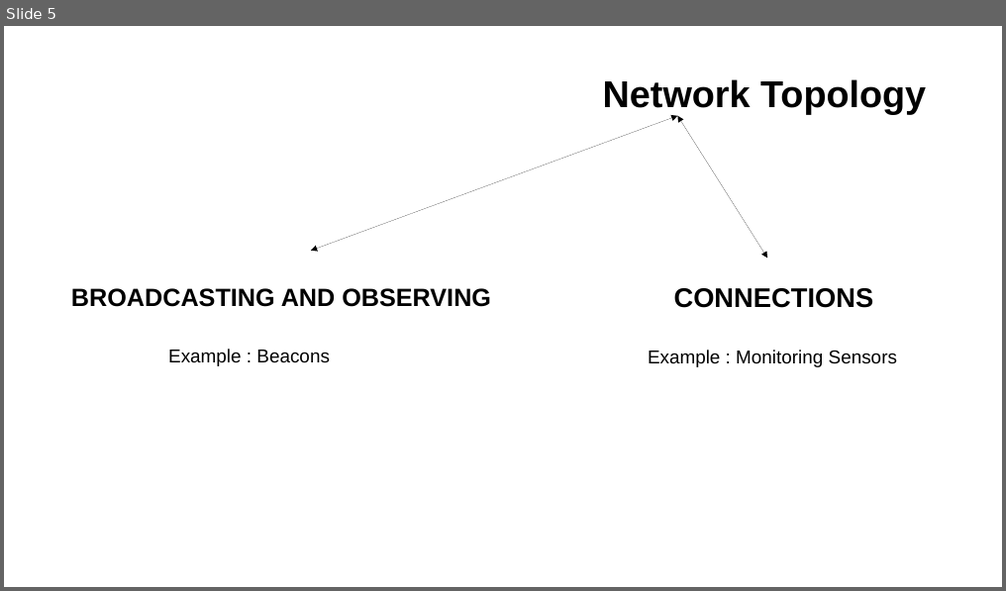
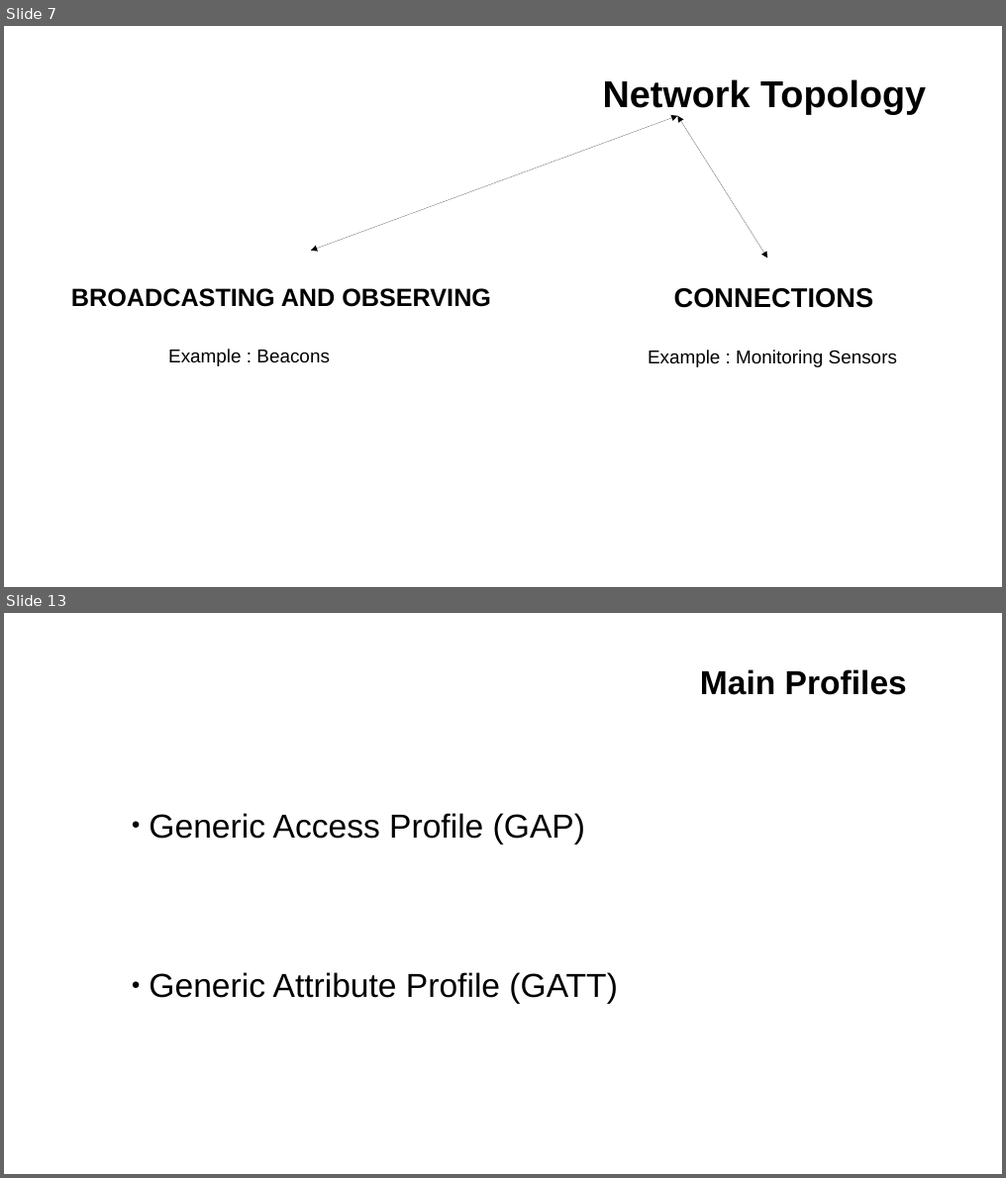
Before and after one commit to tuttyfrutyee/2019_staj, a slide deck: finalSunum/finalSunumKuartis.odp. Shown one above the other, each under a label of ours: slide 5 before the commit, slides 7 and 13 after it; the slides between them are not shown. The pictures are 1006x591 and 1006x1178 pixels, drawn with LibreOffice and Linux fonts; fonts in the diff are those of the drawing; background and template pictures are left out. Boxes give left, top, right and bottom in pixels: in the first picture for what was removed or moved away, otherwise in the second. Text is boxed around its words. In the diff, an @@ line names an element or a change of style, - is before the commit and + after.

```diff
--- a/finalSunum/finalSunumKuartis.odp
+++ b/finalSunum/finalSunumKuartis.odp
@@ slide 13 added at [4, 613, 1002, 1174], background #FFFFFF @@
@@ text added at [700, 669, 907, 695], 32 pt, text #000000, bold @@
+Main Profiles
@@ text added at [149, 813, 618, 1004], 32 pt, text #000000 @@
+● Generic Access Profile (GAP)
+● Generic Attribute Profile (GATT)
@@ what was slide 5 is now slide 7 @@
```
Also in this commit, not shown: 1 slide changed, 20 other slides added.
